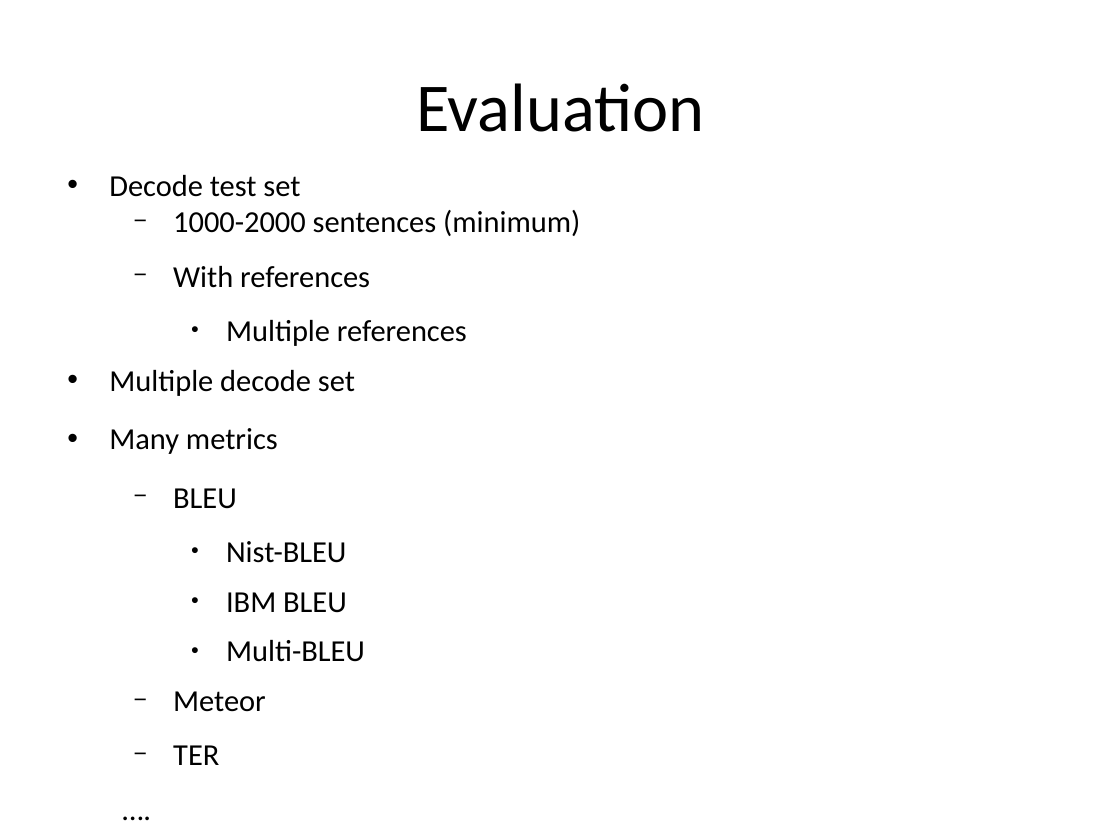
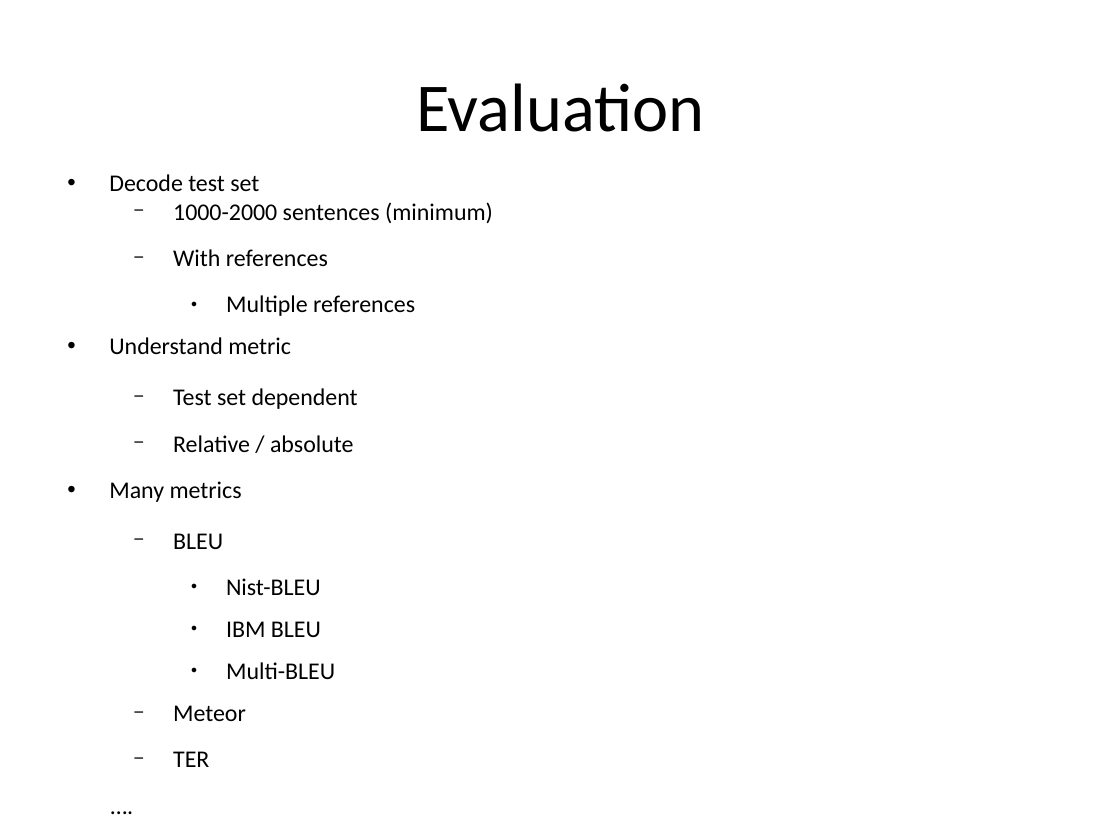
Before and after one commit to hieuhoang/papers, a slide deck: slide 16 of icon.2014/Basics.odp. Drawn at 1120x840 pixels with LibreOffice and Linux fonts; fonts in the diff are those of the drawing; background and template pictures are left out. Boxes give left, top, right and bottom in pixels: in the first picture for what was removed or moved away, otherwise in the second. Text is boxed around its words. In the diff, an @@ line names an element or a change of style, - is before the commit and + after.

```diff
--- a/icon.2014/Basics.odp
+++ b/icon.2014/Basics.odp
@@ text at (x1=109, y1=174, x2=493, y2=721): size 19.6 to 15.4 pt in "Decode test set", "1000-2000 sentences (minimum)", "With references", "Multiple references" and 8 more places @@
@@ text at (x1=109, y1=337, x2=358, y2=452): text changed; size 19.6 to 15.4 pt @@
-• Multiple decode set
+• Understand metric
+  − Test set dependent
+  − Relative / absolute
```
Also in this commit, not shown: 1 other slide changed, 3 other files.
